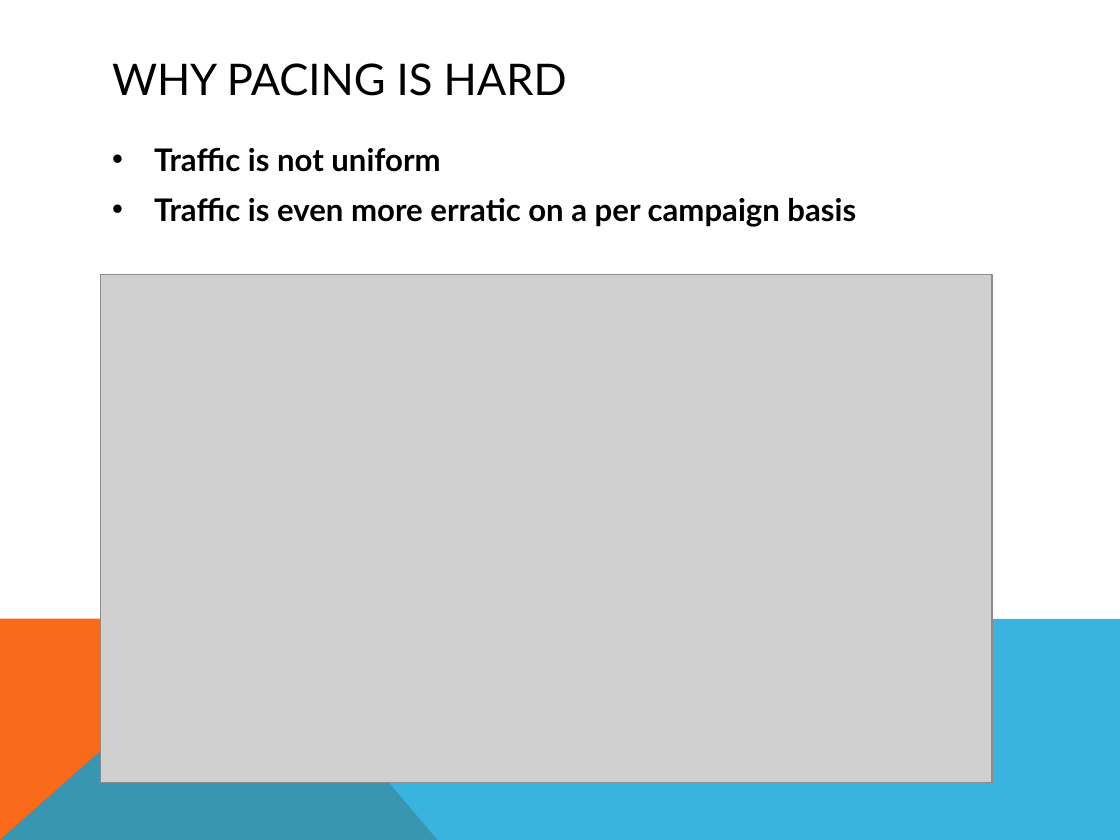
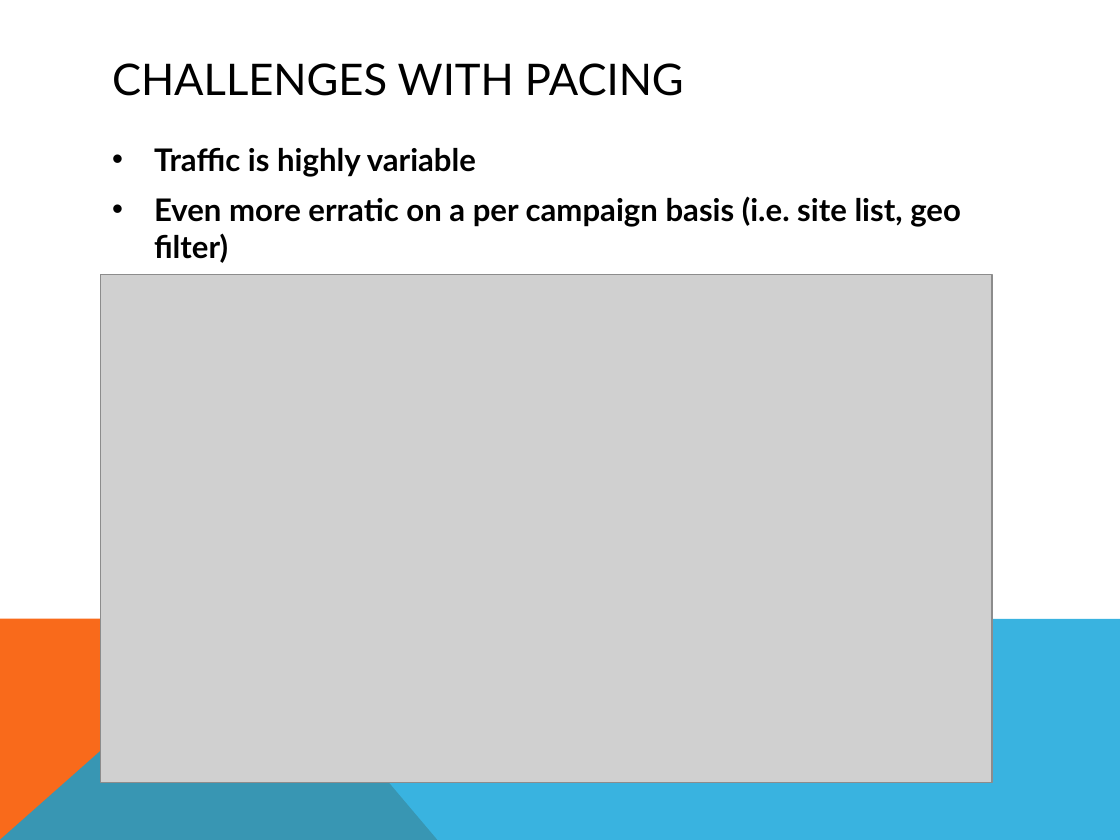
Before and after one commit to PragmaticLab/RTB_Budget_Pacing_Summarized, a slide deck: slide 6 of RTBPacingTechniques.pptx. Drawn at 1120x840 pixels with LibreOffice and Linux fonts; fonts in the diff are those of the drawing; grey boxes stand for pictures. Boxes give left, top, right and bottom in pixels: in the first picture for what was removed or moved away, otherwise in the second. Text is boxed around its words. In the diff, an @@ line names an element or a change of style, - is before the commit and + after.

```diff
--- a/RTBPacingTechniques.pptx
+++ b/RTBPacingTechniques.pptx
@@ title at (112, 63, 684, 96): text changed @@
-WHY PACING IS HARD
+CHALLENGES WITH PACING
@@ text at (154, 147, 961, 263): text changed @@
-• Traffic is not uniform
-• Traffic is even more erratic on a per campaign basis
+• Traffic is highly variable
+• Even more erratic on a per campaign basis (i.e. site list, geo filter)
```
Also in this commit, not shown: 13 other slides changed, 1 slide added, 1 slide removed, 1 other file.
